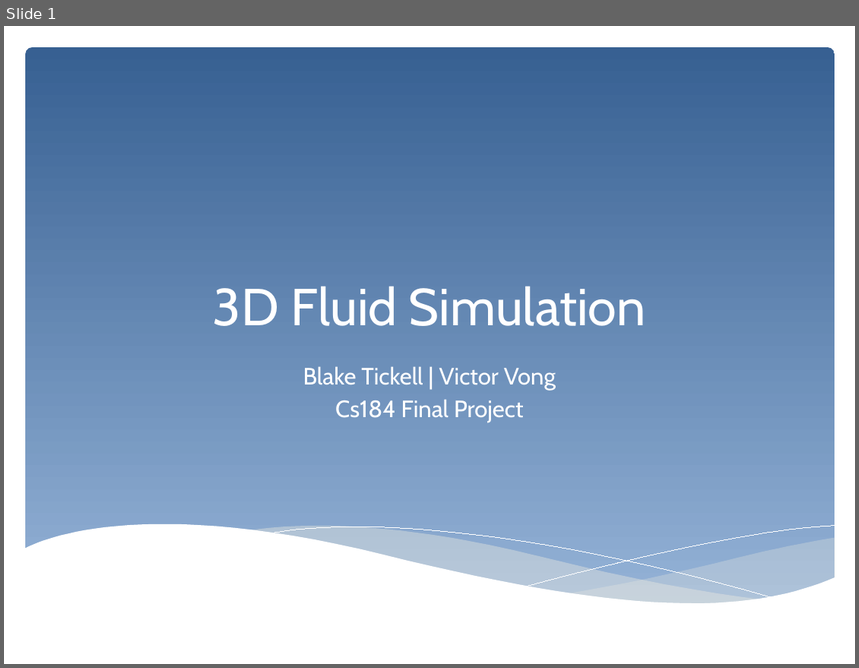
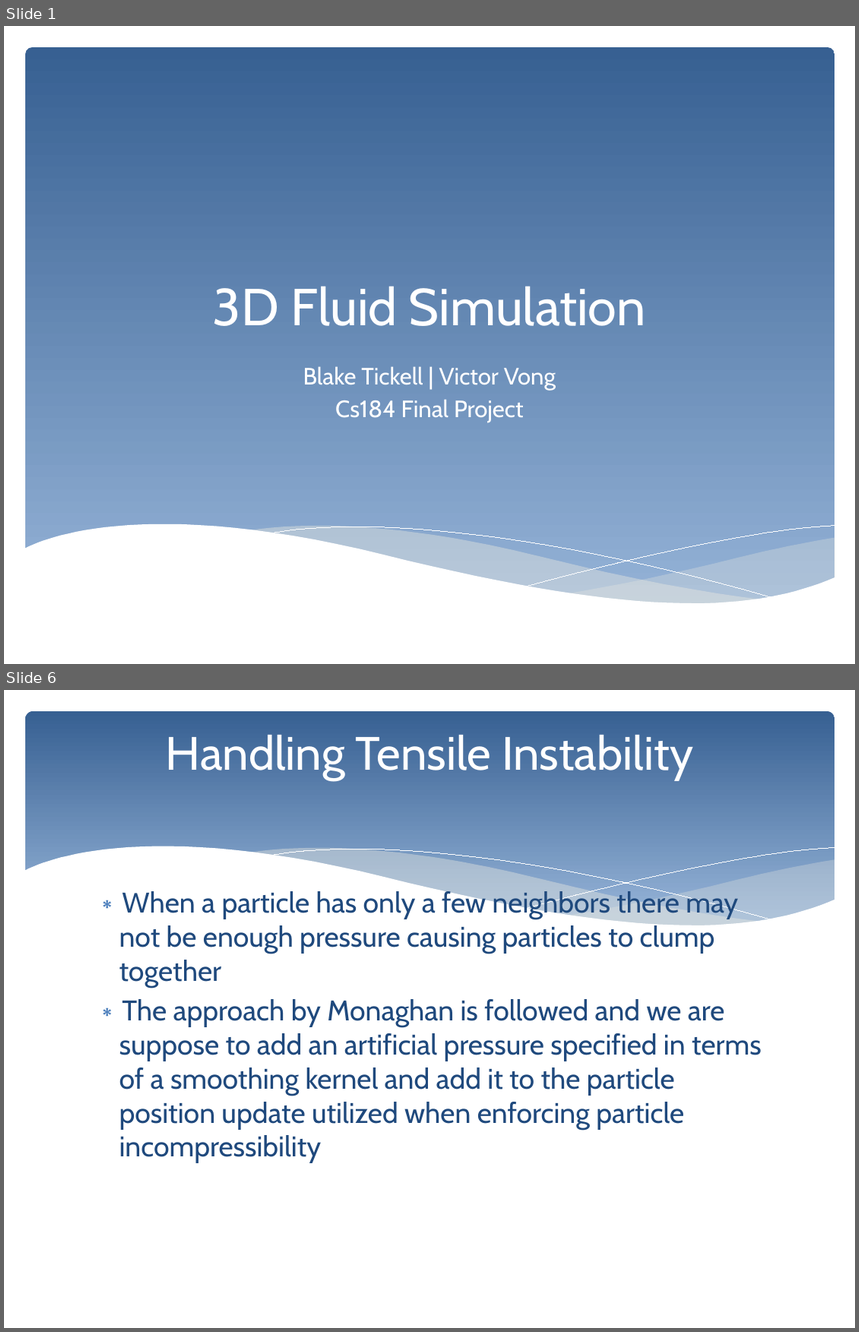
Before and after one commit to victorthevong/cs184, a slide deck: deliverables/cs184_final_slides.pptx. Shown one above the other, each under a label of ours: slide 1 before the commit, slides 1 and 6 after it; the slides between them are not shown. The pictures are 859x668 and 859x1332 pixels, drawn with LibreOffice and Linux fonts; fonts in the diff are those of the drawing. Boxes give left, top, right and bottom in pixels: in the first picture for what was removed or moved away, otherwise in the second. Text is boxed around its words. In the diff, an @@ line names an element or a change of style, - is before the commit and + after.

```diff
--- a/deliverables/cs184_final_slides.pptx
+++ b/deliverables/cs184_final_slides.pptx
@@ slide 6 added at (4,690,855,1328), background #FFFFFF @@
@@ rounded rectangle added at (25,711,835,941), fill gradient #376092 to #95B3D7 @@
@@ title added at (166,735,693,780), 39.6 pt, text #FFFFFF @@
+Handling Tensile Instability
@@ group added at (24,847,835,970): 5 freeform shapes @@
@@ text added at (120,889,762,1163), 24 pt, text #1F497D @@
+∗ When a particle has only a few neighbors there may not be enough pressure causing particles to clump together
+∗ The approach by Monaghan is followed and we are suppose to add an artificial pressure specified in terms of a smoothing kernel and add it to the particle position update utilized when enforcing particle incompressibility
```
Also in this commit, not shown: 1 slide changed, 7 other slides added, 5 slides removed.
